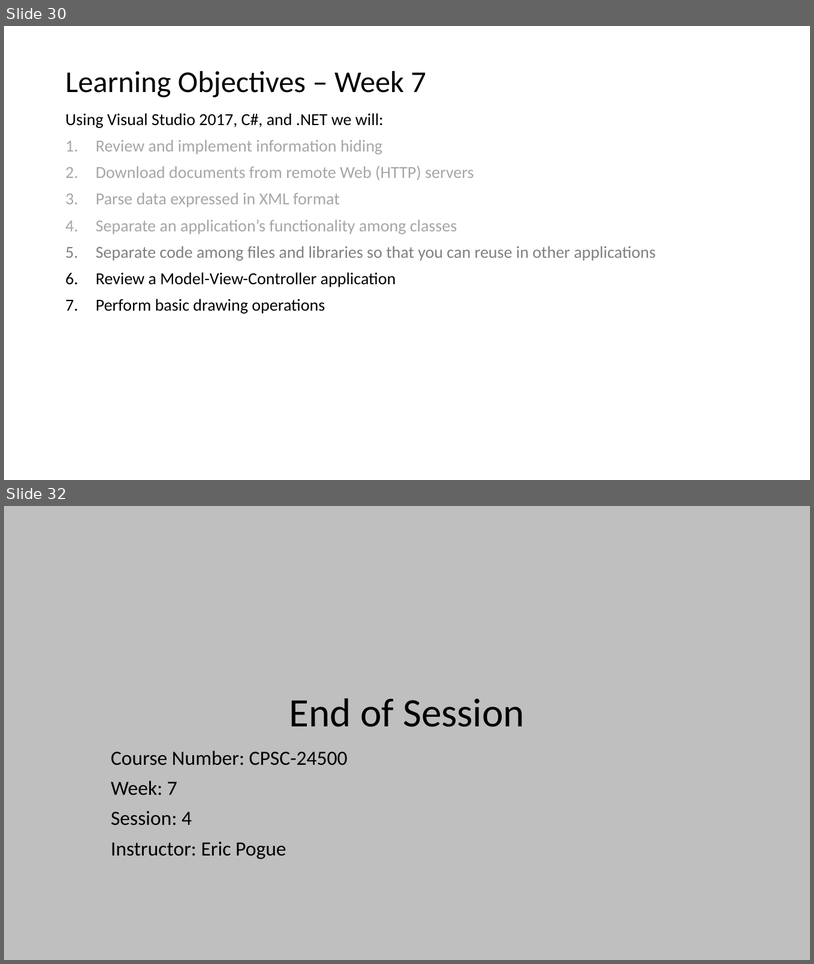
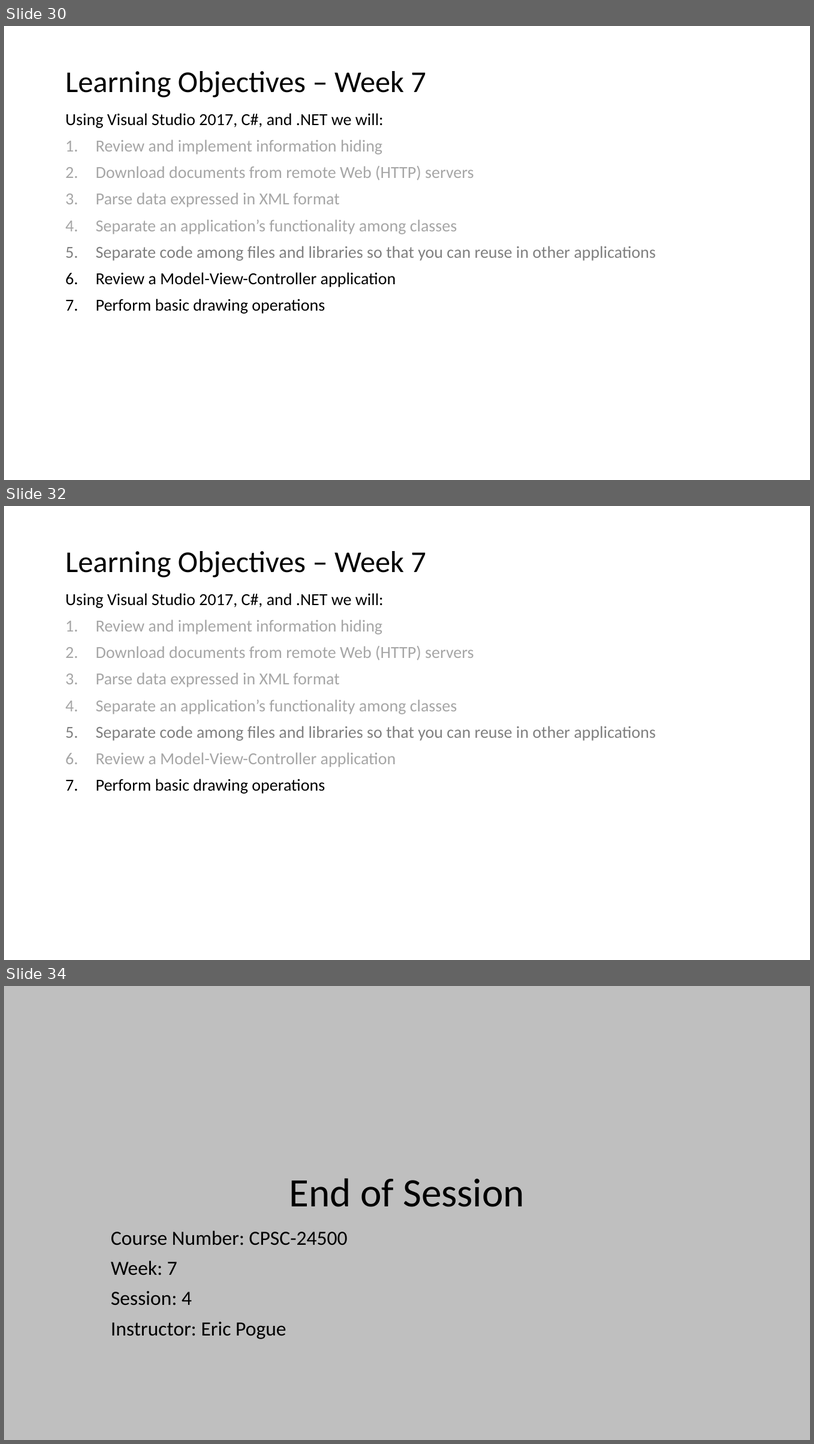
Before and after one commit to EricJPogue/www-epogue-info, a slide deck: CPSC-24500/Week07/2017SpringW07Slides.pptx. Shown one above the other, each under a label of ours: slides 30 and 32 before the commit, slides 30, 32 and 34 after it; the slides between them are not shown. The pictures are 814x964 and 814x1444 pixels, drawn with LibreOffice and Linux fonts; fonts in the diff are those of the drawing. Boxes give left, top, right and bottom in pixels: in the first picture for what was removed or moved away, otherwise in the second. Text is boxed around its words. In the diff, an @@ line names an element or a change of style, - is before the commit and + after.

```diff
--- a/CPSC-24500/Week07/2017SpringW07Slides.pptx
+++ b/CPSC-24500/Week07/2017SpringW07Slides.pptx
@@ slide 32 added at bbox=[4, 506, 810, 960], background #FFFFFF @@
@@ title added at bbox=[65, 551, 426, 577], 36 pt, text #000000 @@
+Learning Objectives – Week 7
@@ text added at bbox=[65, 593, 656, 793], 20 pt, text #A6A6A6 @@
+Using Visual Studio 2017, C#, and .NET we will:
+1. Review and implement information hiding
+2. Download documents from remote Web (HTTP) servers
+3. Parse data expressed in XML format
+4. Separate an application’s functionality among classes
+5. Separate code among files and libraries so that you can reuse in other applications
+6. Review a Model-View-Controller application
+7. Perform basic drawing operations
@@ what was slide 32 is now slide 34 @@
```
Also in this commit, not shown: 5 slides changed, 1 other slide added, 3 other files.
